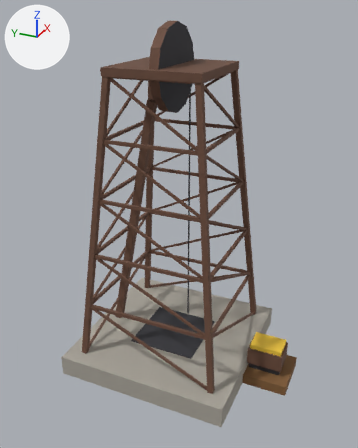
A saved change to the glTF model industry_other_gold_mine_tower.glb.
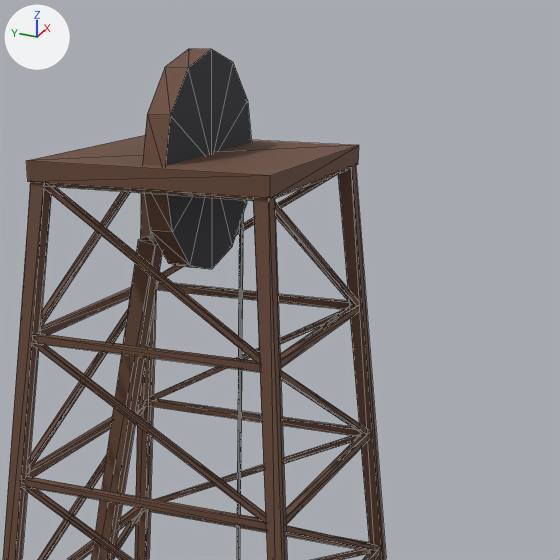
Each version is shown whole from a 50 mm camera at (-23.42, -10.86, 20.42) aimed at (-0.63, -0.61, 9.02), then close up on the part from 25% to 90% of the width and 0% to 52% of the height. Every picture has the same lights, and +X, +Y and +Z are marked at upper left. The last two pictures show the newer version. The close-ups show mesh edges as thin lines. Vertices at exactly the same position are counted once.
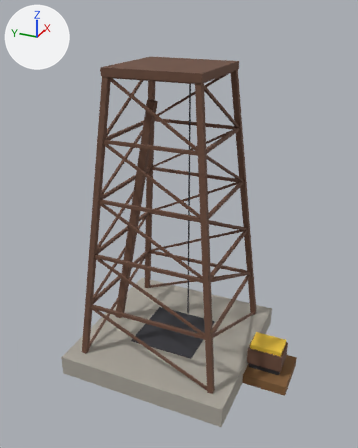
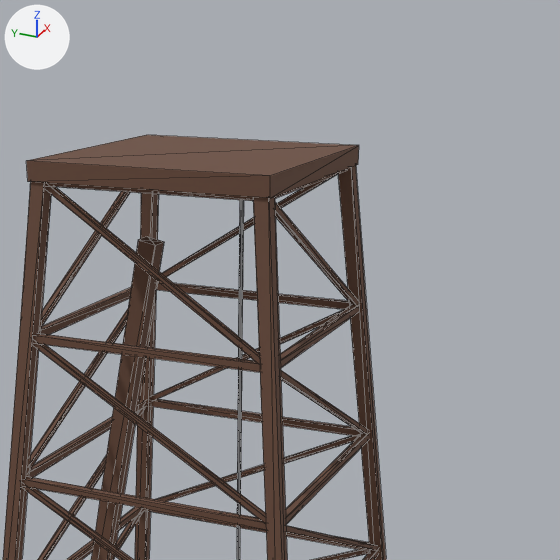
Changed parts and their boxes (x1, y1, x2, y2) in the close-ups (560 x 560 px):
'Mesh_0', reshaped: before (3, 49, 386, 560); after (3, 135, 386, 560)
part 1 of me_mesh_0, deleted: before (143, 49, 251, 269)

Diff of the bpy script that builds the scene:
```diff
--- a/industry_other_gold_mine_tower.glb.py
+++ b/industry_other_gold_mine_tower.glb.py
@@ me_mesh_0 @@
 # used by ob_mesh_0; location = (0.0, 0.0, 0.0)
-me_mesh_0.from_pydata(...)  # 462 vertices, 548 faces; spans x -5.0..5.0, y -7.5..5.0, z 0.0..19.4
+me_mesh_0.from_pydata(...)  # 436 vertices, 500 faces; spans x -5.0..5.0, y -7.5..5.0, z 0.0..17.4
+# me_mesh_0 part 1: the loose piece of 26 vertices spanning x -2.2..2.2, y -0.2..0.2, z 15.0..19.4 is deleted
 me_mesh_0.materials.append(mat_stone)
```
